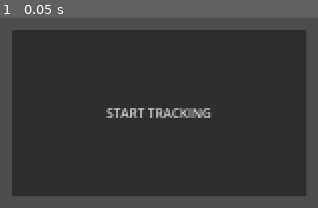
Above: before the commit, frame 1.
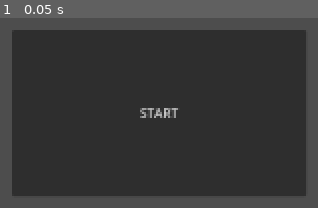
Above: after the commit, the same moment.

Repository: thmsdmp-lgtm/TIPNav-Prototype
Game: Godot game, scene res://scenes/main.tscn
The game is run twice, just before and just after one commit, with the same random seed, the same clock (stepped at 60 frames per second) and the same inputs.
Inputs:
- Up to frame 1 (0.05 s): no input

The runs differ from the first frame. In frame 1, 1.1% of the frame differs, in the area x 33-67%, y 47-53%.

Commit message:
changed button text

Diff:
--- a/scenes/main.tscn
+++ b/scenes/main.tscn
@@ -55,7 +55,7 @@
 anchor_bottom = 0.55
 offset_right = 8.0
 offset_bottom = 8.0
-text = "START TRACKING"
+text = "START"
 script = ExtResource("2_sugp2")
 
 [node name="headingManager" type="Node" parent="." unique_id=1598175098]
